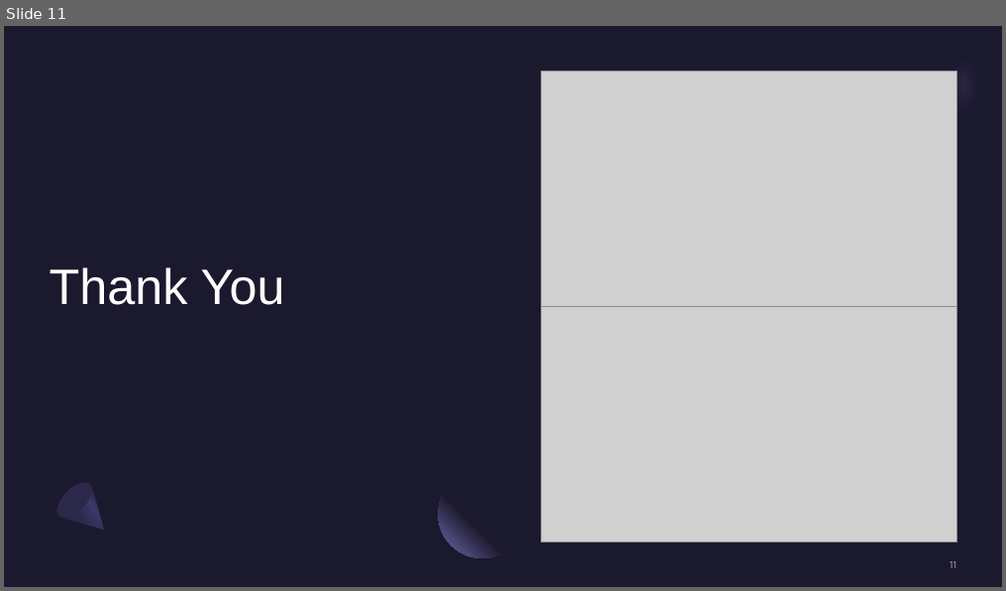
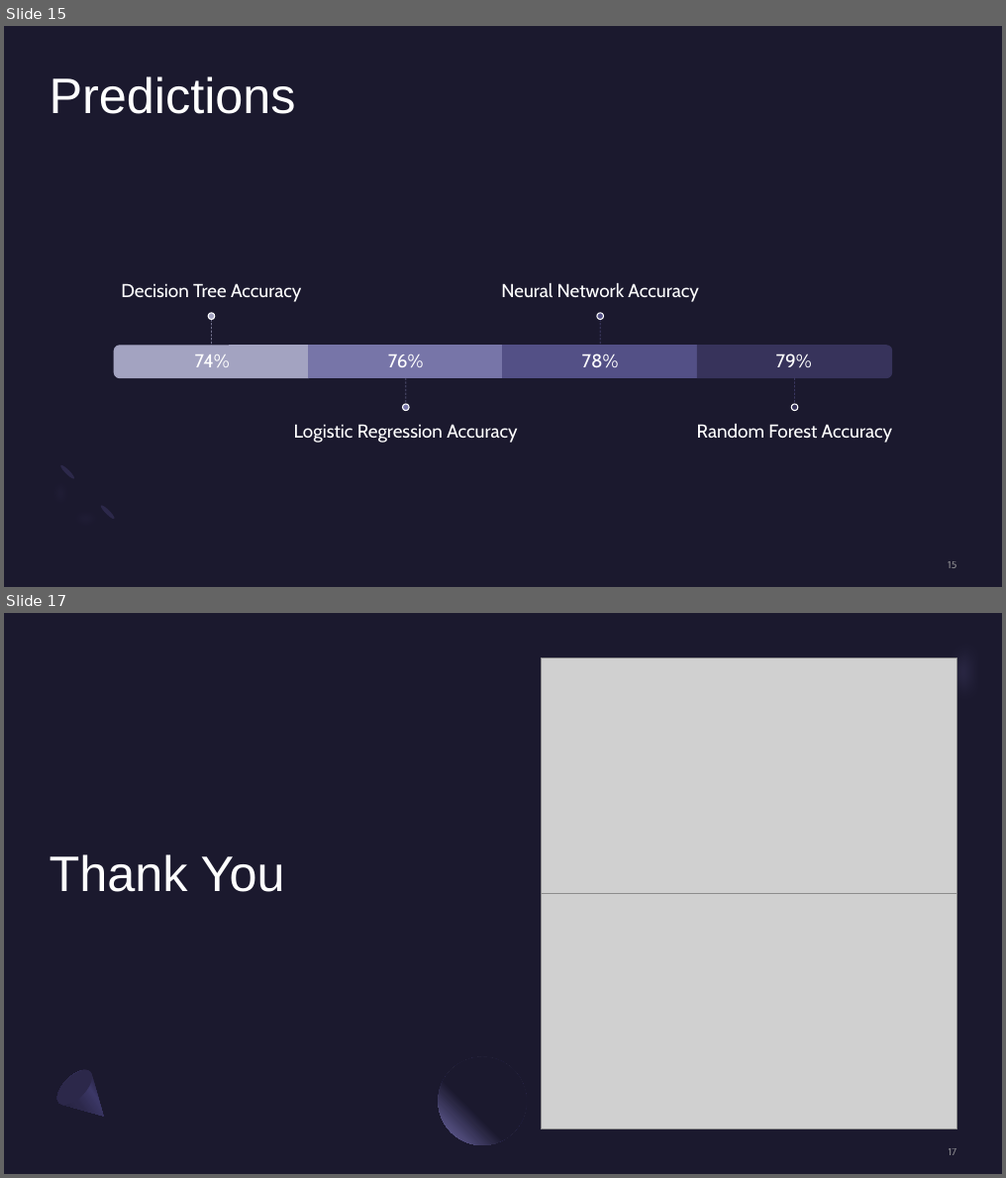
Before and after one commit to andrew-voortman/ML_Loan_Prediction_Model, a slide deck: Machine Learning Loan Predictions PP.pptx. Shown one above the other, each under a label of ours: slide 11 before the commit, slides 15 and 17 after it; the slides between them are not shown. The pictures are 1006x591 and 1006x1178 pixels, drawn with LibreOffice and Linux fonts; fonts in the diff are those of the drawing; grey boxes stand for pictures. Boxes give left, top, right and bottom in pixels: in the first picture for what was removed or moved away, otherwise in the second. Text is boxed around its words. In the diff, an @@ line names an element or a change of style, - is before the commit and + after.

```diff
--- a/Machine Learning Loan Predictions PP.pptx
+++ b/Machine Learning Loan Predictions PP.pptx
@@ slide 15 added at (x1=4, y1=26, x2=1002, y2=587), background #1B192E @@
@@ title added at (x1=50, y1=76, x2=296, y2=114), 48 pt, text #FFFFFF @@
+Predictions
@@ group added at (x1=114, y1=283, x2=893, y2=443): 8 texts, 4 lines, 4 ellipses, 2 round same rects, 2 rectangles @@
+74%
+Decision Tree Accuracy
+76%
+Logistic Regression Accuracy
+78%
+Neural Network Accuracy
+79%
+Random Forest Accuracy
@@ freeform shape added at (x1=34, y1=462, x2=118, y2=546), fill #7771B2 at 20% opacity @@
@@ ellipse added at (x1=59, y1=464, x2=76, y2=480), fill #2C284A @@
@@ ellipse added at (x1=99, y1=504, x2=116, y2=521), fill #2C284A @@
@@ page number added at (x1=947, y1=562, x2=956, y2=569), 10 pt, text #A6A6A6 at 80% opacity @@
+15
@@ what was slide 11 is now slide 17 @@
@@ page number at (x1=948, y1=1149, x2=957, y2=1156): text changed @@
-11
+17
```
Also in this commit, not shown: 6 slides changed, 7 other slides added, 2 slides removed.
